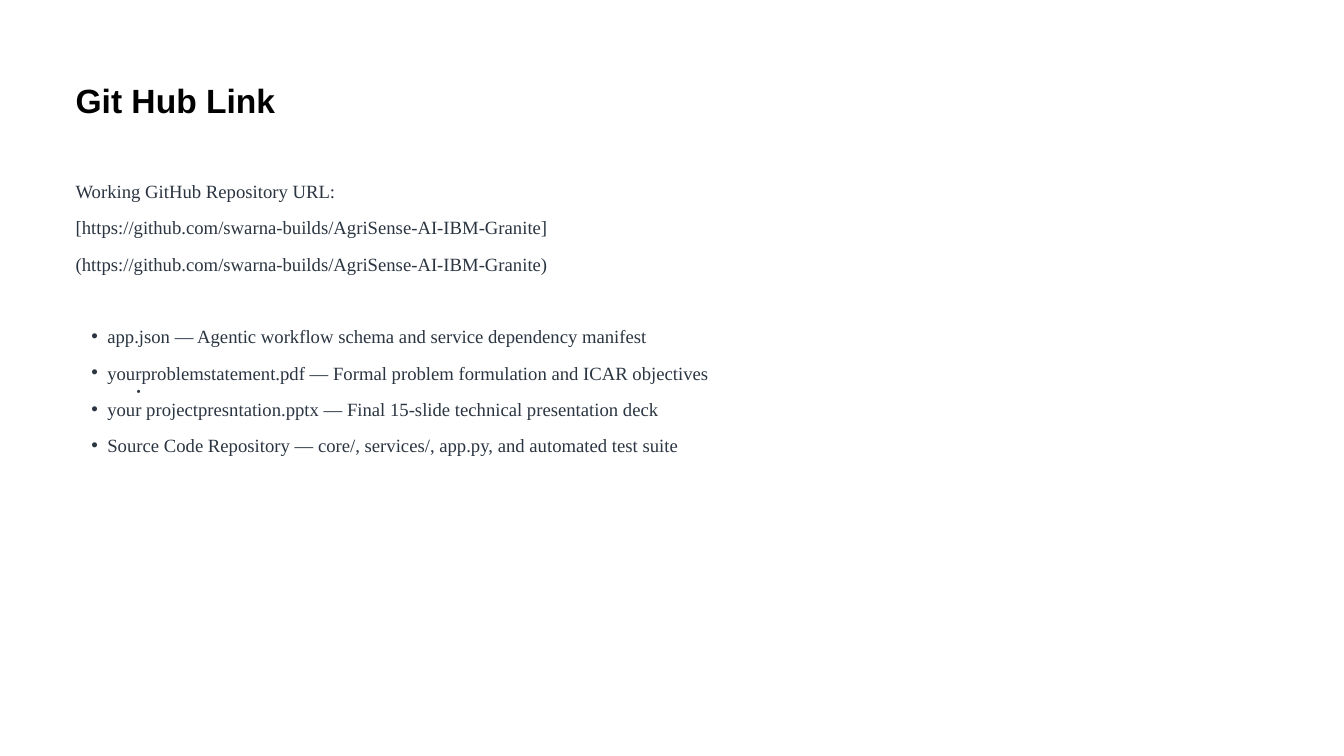
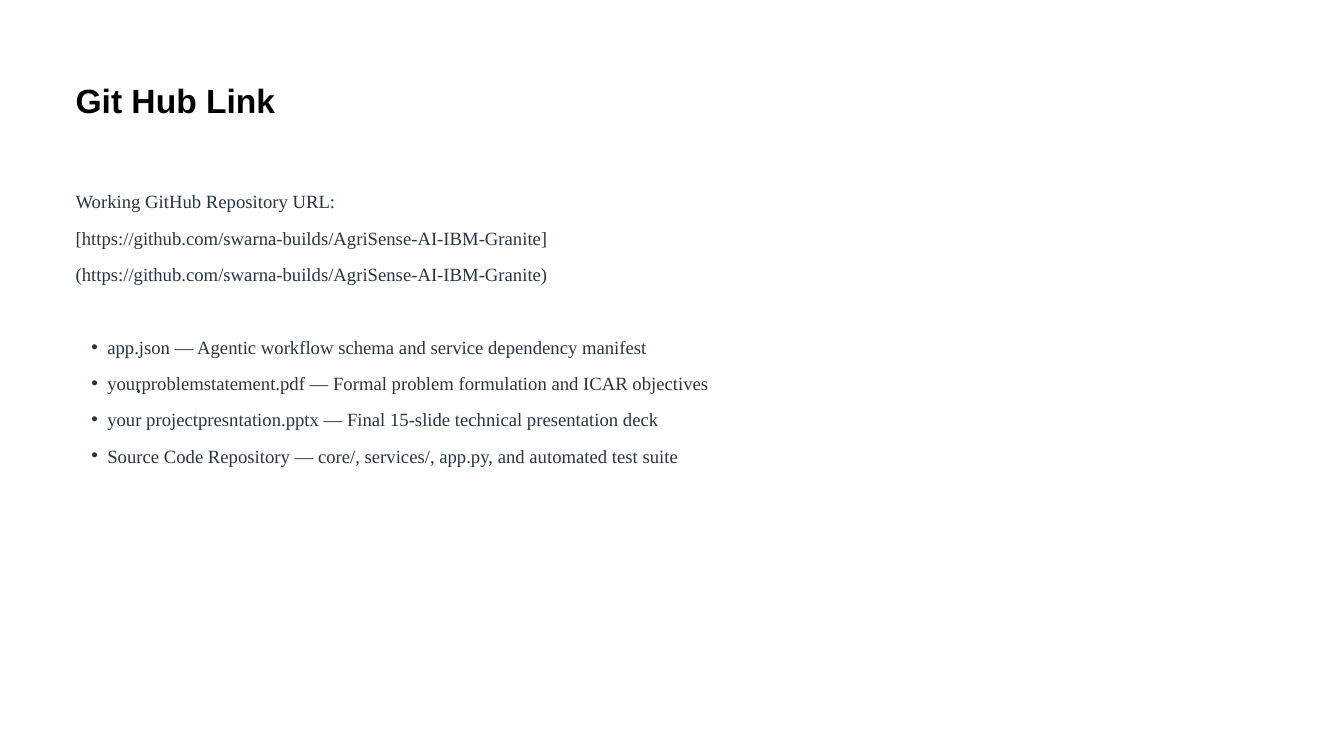
Before and after one commit to swarna-builds/AgriSense-AI-IBM-Granite, a slide deck: slide 12 of your projectpresentation.pptx. Drawn at 1344x756 pixels with LibreOffice and Linux fonts; fonts in the diff are those of the drawing. Boxes give left, top, right and bottom in pixels: in the first picture for what was removed or moved away, otherwise in the second. Text is boxed around its words. In the diff, an @@ line names an element or a change of style, - is before the commit and + after.

```diff
--- a/your projectpresentation.pptx
+++ b/your projectpresentation.pptx
@@ text "Working GitHub Repository URL:": place and size @@
-text "Working GitHub Repository URL:" at (76,185,708,456)
+text "Working GitHub Repository URL:" at (76,195,708,467)
```
Also in this commit, not shown: 5 slides added, 6 other files.
